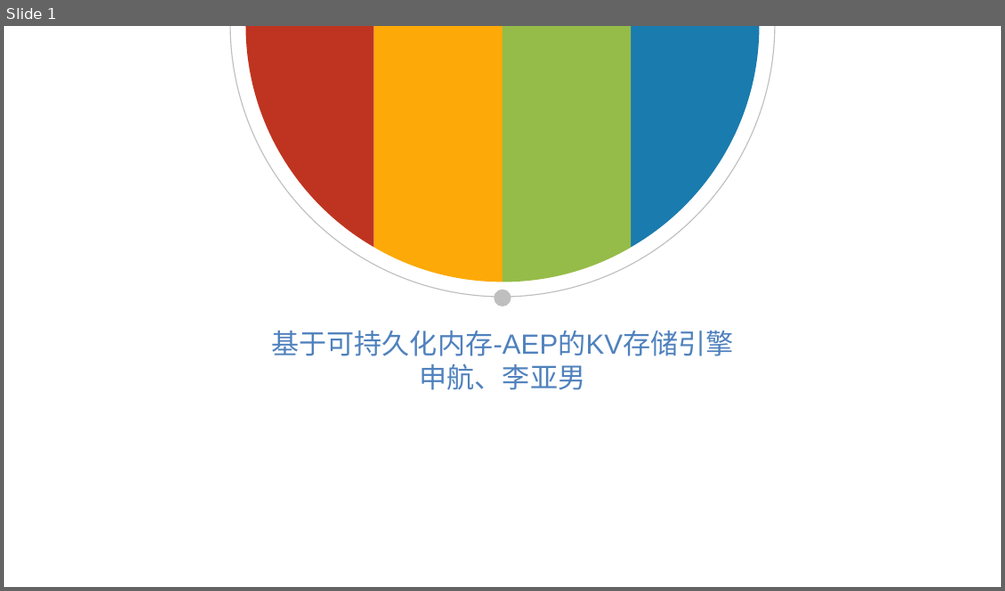
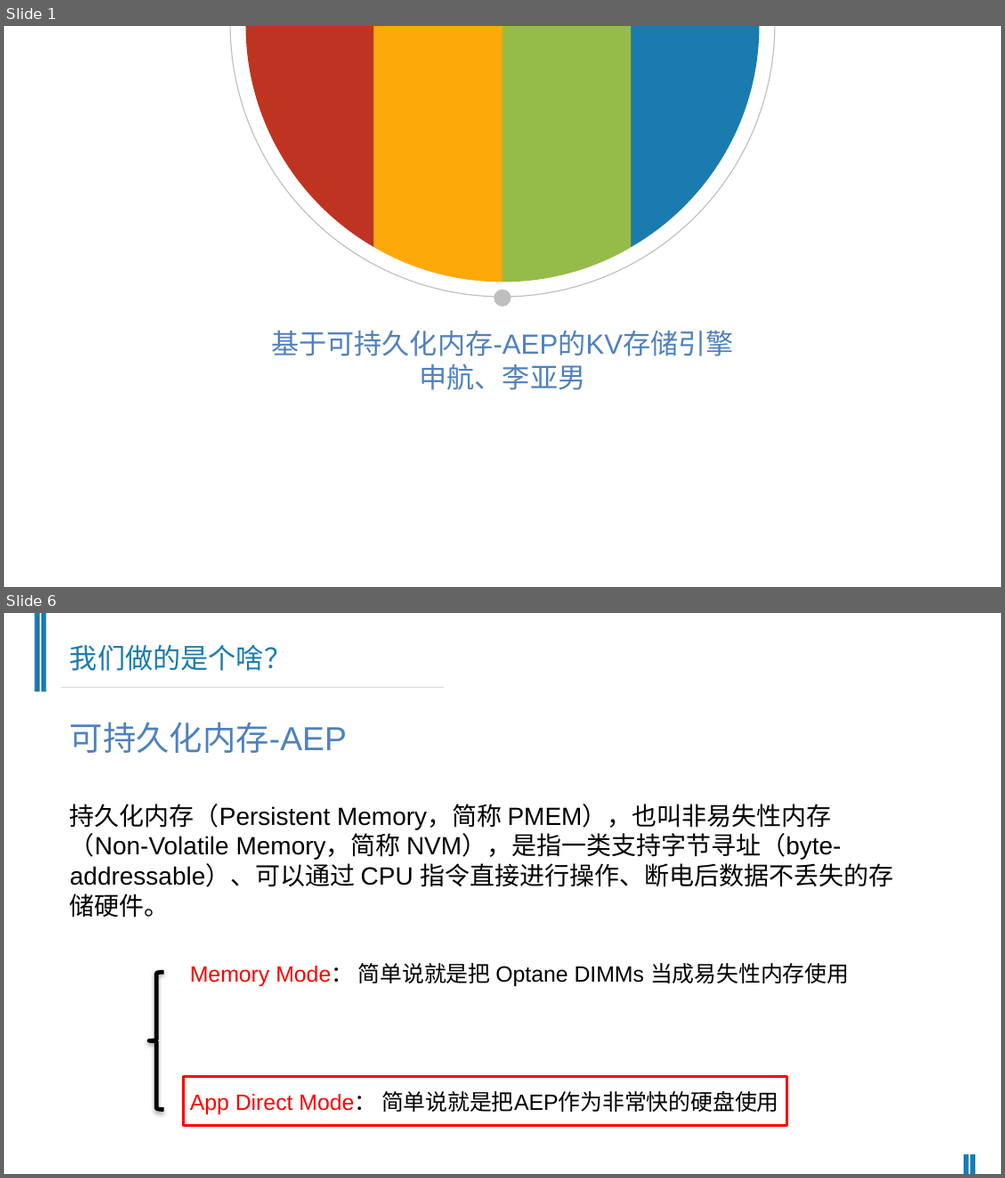
Before and after one commit to AndyShen105/aep-kv, a slide deck: doc/基于AEP的可持久化KV存储.pptx. Shown one above the other, each under a label of ours: slide 1 before the commit, slides 1 and 6 after it; the slides between them are not shown. The pictures are 1005x591 and 1005x1178 pixels, drawn with LibreOffice and Linux fonts; fonts in the diff are those of the drawing. Boxes give left, top, right and bottom in pixels: in the first picture for what was removed or moved away, otherwise in the second. Text is boxed around its words. In the diff, an @@ line names an element or a change of style, - is before the commit and + after.

```diff
--- a/doc/基于AEP的可持久化KV存储.pptx
+++ b/doc/基于AEP的可持久化KV存储.pptx
@@ slide 6 added at [4,613,1001,1174], background #FFFFFF @@
@@ rectangle added at [35,613,40,691], fill #1A7BAE @@
@@ rectangle added at [40,613,46,691], fill #1A7BAE @@
@@ text added at [70,645,291,671], 20 pt, text #1A7BAE @@
+我们做的是个啥？
@@ line added from (61, 688) to (444, 688), #D9D9D9 0.75 pt @@
@@ text added at [70,722,347,753], 24 pt, text #4F81BD @@
+可持久化内存-AEP
@@ text added at [70,803,894,917], 18 pt, text #000000 @@
+持久化内存（Persistent Memory，简称 PMEM），也叫非易失性内存（Non-Volatile Memory，简称 NVM），是指一类支持字节寻址（byte-addressable）、可以通过 CPU 指令直接进行操作、断电后数据不丢失的存储硬件。
@@ left brace added at [150,972,164,1110], outline #000000 3 pt @@
@@ text added at [190,963,849,986], 16 pt, text #000000 @@
+Memory Mode： 简单说就是把 Optane DIMMs 当成易失性内存使用
@@ rectangle added at [184,1077,786,1126], fill #FFFFFF, outline #FF0000 2 pt @@
@@ text added at [190,1091,779,1114], 16 pt, text #000000 @@
+App Direct Mode： 简单说就是把AEP作为非常快的硬盘使用
@@ rectangle added at [964,1154,969,1174], fill #1A7BAE @@
@@ rectangle added at [970,1154,975,1174], fill #1A7BAE @@
```
Also in this commit, not shown: 6 slides changed, 15 other slides added, 6 slides removed, 1 other file.
